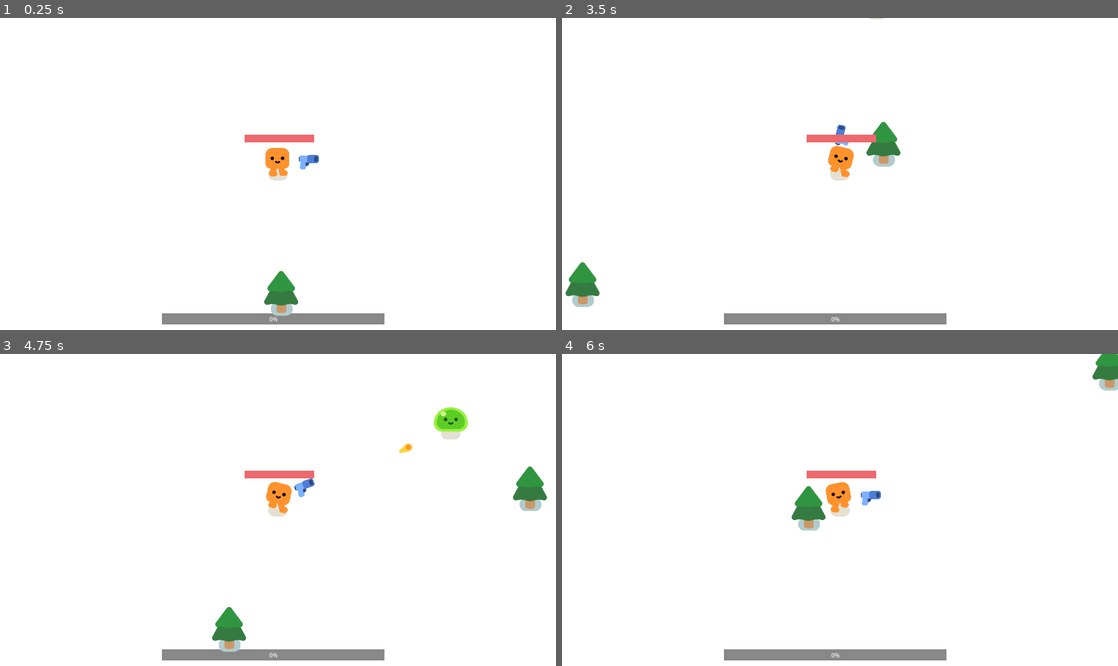
Above: before the commit, frames 1-4 (two rows, left to right).
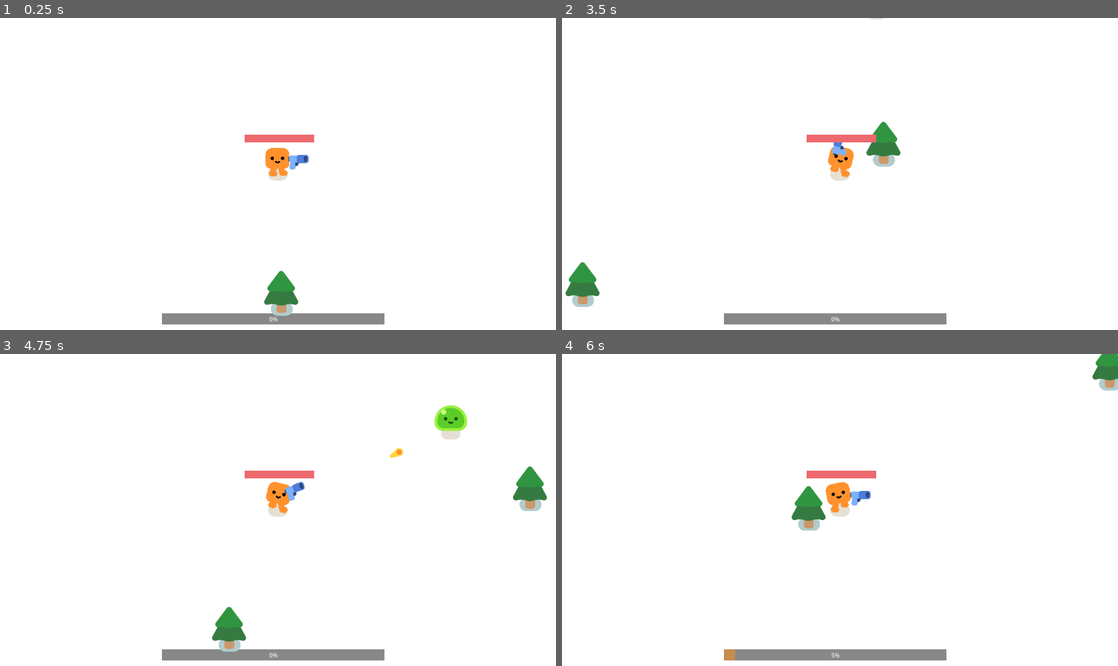
Above: after the commit, the same moments.

Repository: Kuui22/Godot_test
Game: Godot game, scene res://survivors_game.tscn
Two runs of this game, one before a commit and one after it. Both use one fixed random seed, a clock stepped at 60 frames per second and the inputs below.
Inputs:
- Up to frame 1 (0.25 s): no input
- Up to frame 2 (3.5 s): tap Enter at 0.5 s; hold D (move_right) 0.53-1.28 s; hold S (move_down) 1.28-2.03 s; hold D (move_right) 2.03-2.78 s; hold W (move_up) from 2.78 s (still down)
- Up to frame 3 (4.75 s): release W (move_up) at 3.53 s; hold A (move_left) from 3.53 s (still down)
- Up to frame 4 (6 s): release A (move_left) at 5.03 s; hold S (move_down) 5.03-5.78 s; hold D (move_right) from 5.78 s (still down)

The runs differ from the first frame. In frame 1, 0.2% of the frame differs, in the area x 51-58%, y 43-49%; in frame 2, 0.1%; in frame 3, 0.4%, in the area x 51-85%, y 16-47%; in frame 4, 0.3%.

Commit message:
added experience

Diff:
--- a/2d-project-start/gun.tscn
+++ b/2d-project-start/gun.tscn
@@ -17,7 +17,7 @@
 [node name="WeaponPivot" type="Marker2D" parent="."]
 
 [node name="Pistol" type="Sprite2D" parent="WeaponPivot"]
-position = Vector2(106, -15)
+position = Vector2(70, -15)
 texture = ExtResource("1_gxp6f")
 
 [node name="ShootingPoint" type="Marker2D" parent="WeaponPivot/Pistol"]
--- a/2d-project-start/main.gd
+++ b/2d-project-start/main.gd
@@ -6,6 +6,7 @@
 const SLIME:PackedScene = preload("res://slime.tscn")
 
 @onready var player = %Player
+@onready var expbar = %ExpBar
 
 func _ready():
 	mob = SLIME
@@ -23,5 +24,8 @@
 	%GameOver.visible = true
 	get_tree().paused = true
 
-func _on_mob_killed(data):
+func _on_mob_killed(data,experience):
 	print(data)
+	expbar.value += experience
+	if expbar.value >= expbar.max_value:
+		get_tree().paused = true
--- a/2d-project-start/slime.gd
+++ b/2d-project-start/slime.gd
@@ -1,8 +1,8 @@
 extends CharacterBody2D
 #@export var slime:Node2D
 var health:int = 3
-
-signal dead(data:String)
+var experience:int = 5
+signal dead(data:String,experience:int)
 
 @onready var player = get_node("/root/Game/Player")
 @onready var Slime = %Slime
@@ -28,7 +28,7 @@
 	health -= 1
 	Slime.play_hurt()
 	if health <= 0:
-		dead.emit("Im dead")
+		dead.emit("Im dead",experience)
 		queue_free()
 		const SMOKE_SCENE = preload("res://smoke_explosion/smoke_explosion.tscn")
 		var smoke = SMOKE_SCENE.instantiate()
